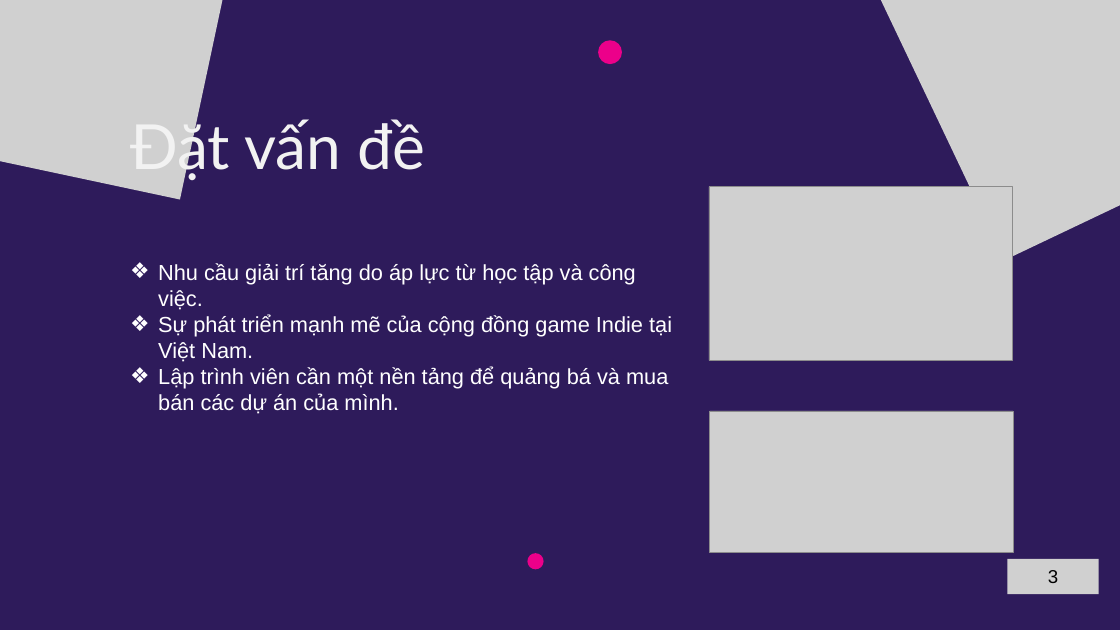
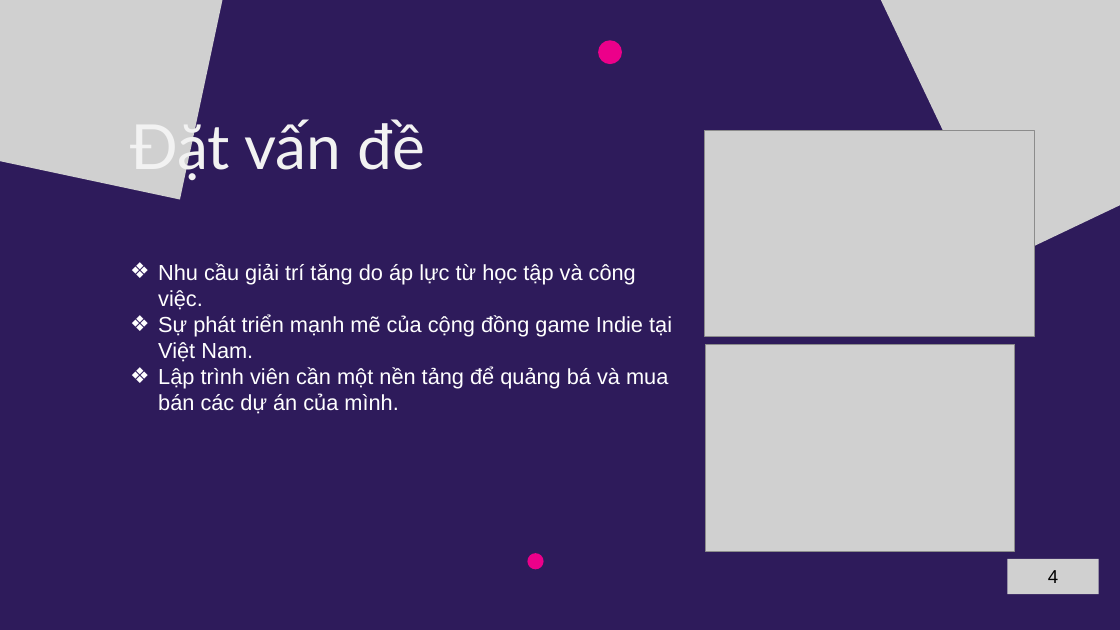
Before and after one commit to B2012257/lvtn_indieGameForum, a slide deck: slide 4 of docs/gameIndiePPT.pptx (slide 3 before the commit). Drawn at 1120x630 pixels with LibreOffice and Linux fonts; fonts in the diff are those of the drawing; grey boxes stand for pictures. Boxes give left, top, right and bottom in pixels: in the first picture for what was removed or moved away, otherwise in the second. Text is boxed around its words. In the diff, an @@ line names an element or a change of style, - is before the commit and + after.

```diff
--- a/docs/gameIndiePPT.pptx
+++ b/docs/gameIndiePPT.pptx
@@ picture resized from (x1=709, y1=186, x2=1012, y2=361) to (x1=705, y1=130, x2=1034, y2=336) @@
@@ picture resized from (x1=710, y1=411, x2=1013, y2=553) to (x1=705, y1=344, x2=1015, y2=551) @@
@@ text at (x1=1048, y1=570, x2=1058, y2=583): text changed @@
-3
+4
```
Also in this commit, not shown: 22 other slides changed, 2 slides added, 32 other files.
